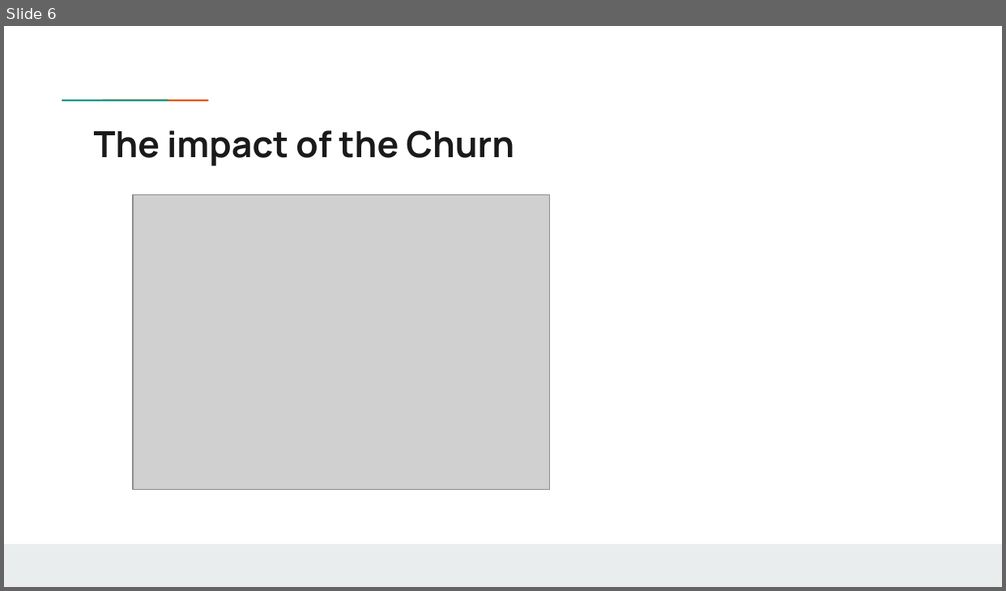
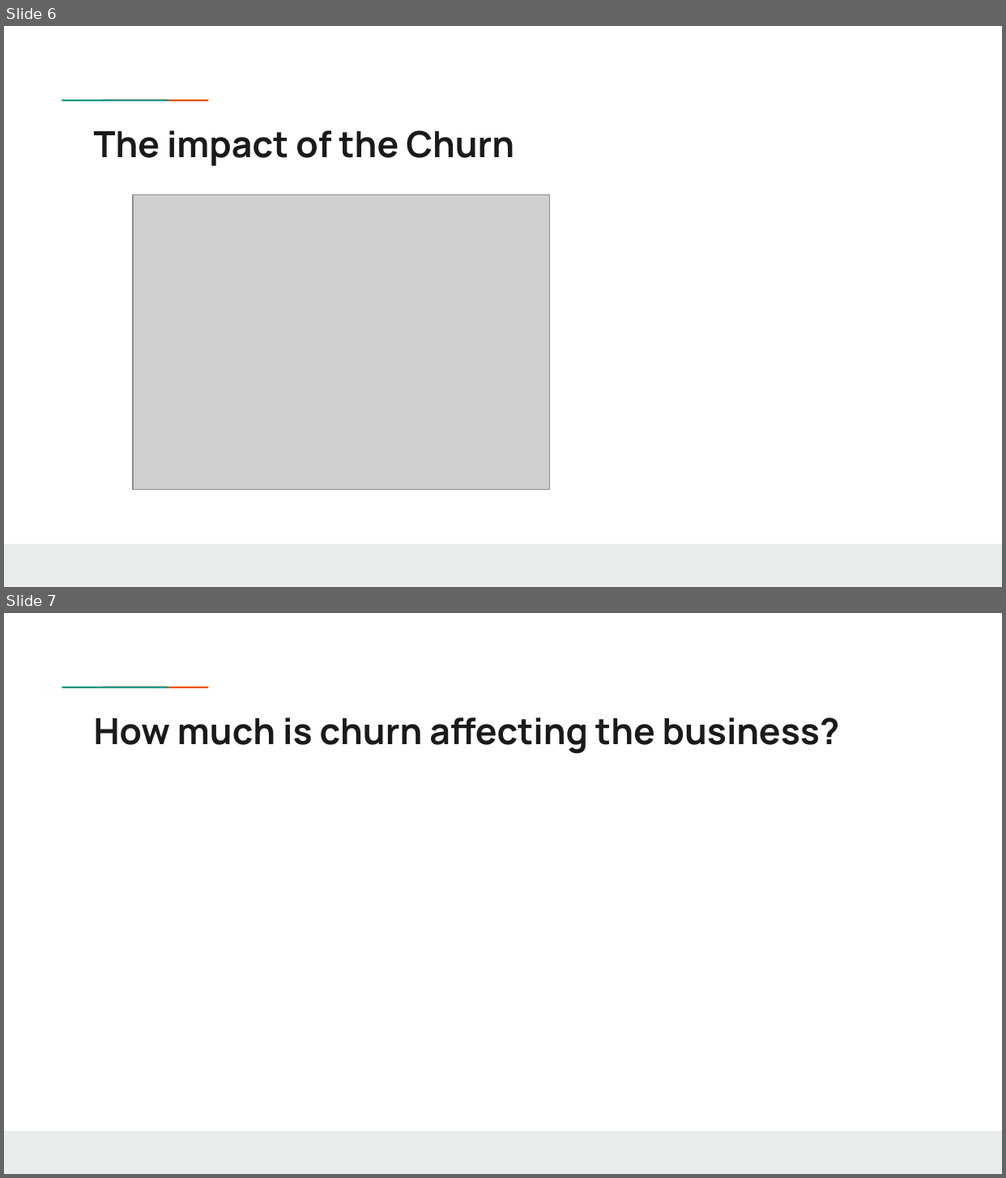
Before and after one commit to weinerkervens/churn_analysis, a slide deck: presentation.pptx. Shown one above the other, each under a label of ours: slide 6 before the commit, slides 6 and 7 after it. The pictures are 1006x591 and 1006x1178 pixels, drawn with LibreOffice and Linux fonts; fonts in the diff are those of the drawing; grey boxes stand for pictures; background and template pictures are left out. Boxes give left, top, right and bottom in pixels: in the first picture for what was removed or moved away, otherwise in the second. Text is boxed around its words. In the diff, an @@ line names an element or a change of style, - is before the commit and + after.

Commit message:
Enhancing the PowerPoint

```diff
--- a/presentation.pptx
+++ b/presentation.pptx
@@ slide 7 added at (4, 613, 1002, 1174), background #FFFFFF; not listed: 3 template elements that a slide beside it also shows @@
@@ title added at (94, 717, 840, 754), 26 pt, text #1A1A1A, bold @@
+How much is churn affecting the business?
```
